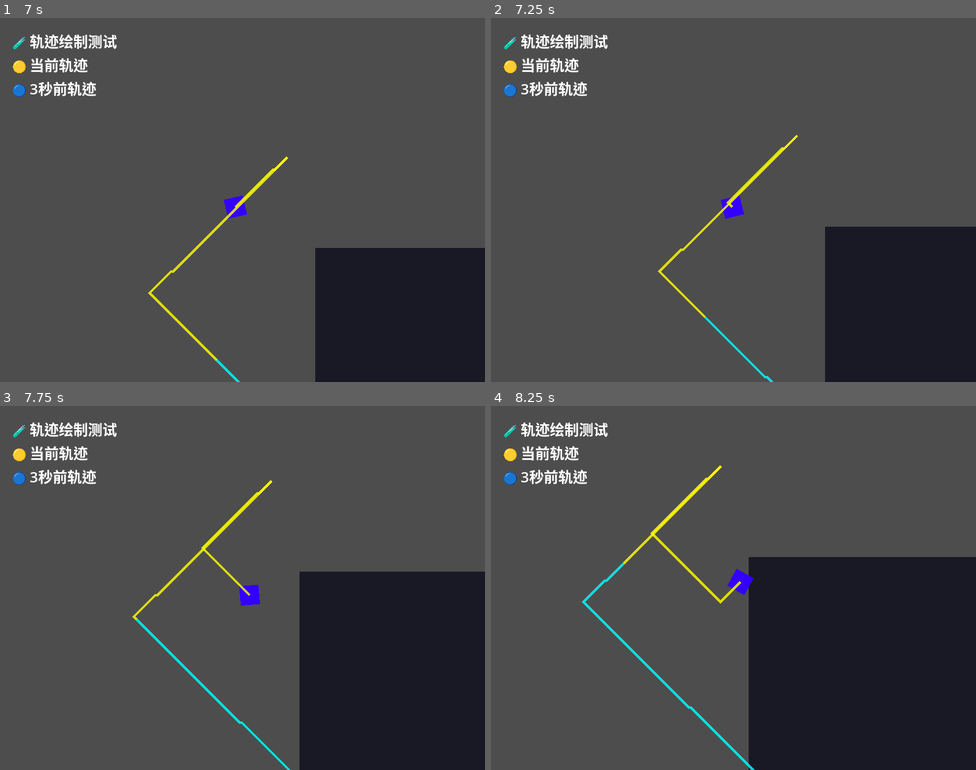
Above: before the commit, frames 1-4 (two rows, left to right).
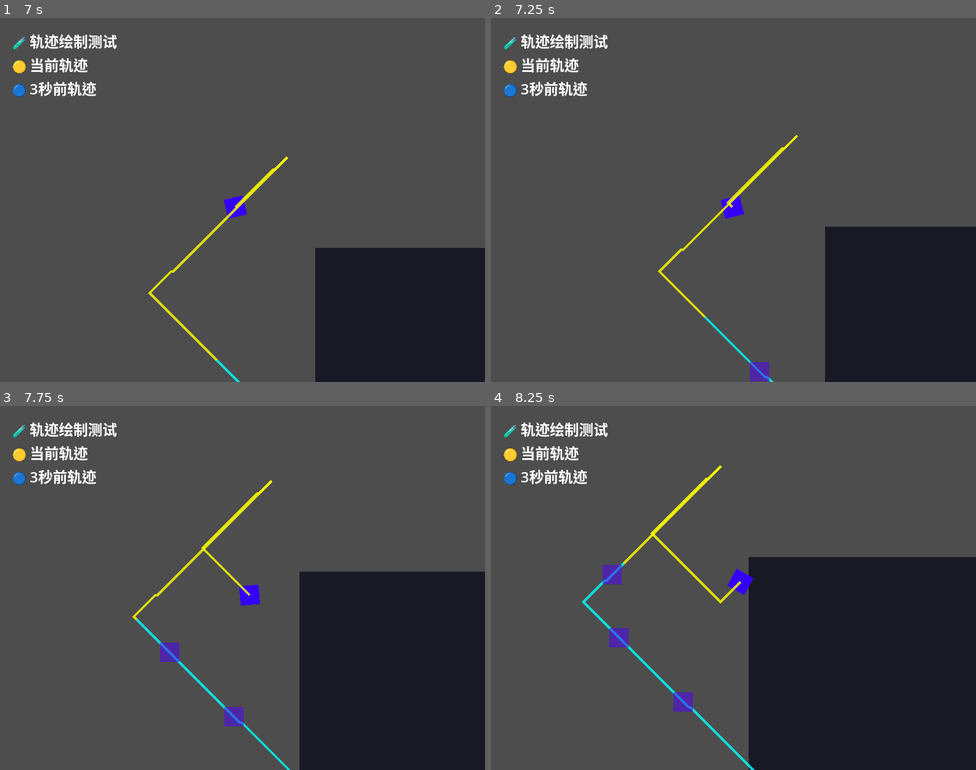
Above: after the commit, the same moments.

Repository: sdotyxz/temporal-echo
Game: Godot game, scene res://scenes/game.tscn
Same seed, same stepped clock (60 frames per second), same inputs: the game is played once before the commit and once after it.
Inputs (mouse positions are in pixels of both pictures, inside the frame that each line leads up to):
- Up to frame 1 (7 s): move the mouse to (349, 181) at 0.52 s; hold D (move_right) 0.53-1.28 s; click (349, 181) at 0.6 s; move the mouse to (145, 218) at 1.27 s; hold S (move_down) 1.28-2.03 s; click (145, 218) at 1.35 s; move the mouse to (291, 119) at 2.02 s; hold D (move_right) 2.03-2.78 s; click (291, 119) at 2.1 s; move the mouse to (218, 272) at 2.77 s; hold W (move_up) 2.78-3.53 s; click (218, 272) at 2.85 s; move the mouse to (388, 254) at 3.52 s; hold A (move_left) 3.53-5.03 s; click (388, 254) at 3.6 s; move the mouse to (97, 145) at 4.27 s; click (97, 145) at 4.35 s; move the mouse to (266, 200) at 5.02 s; hold S (move_down) 5.03-5.78 s; click (266, 200) at 5.1 s; move the mouse to (169, 109) at 5.77 s; hold D (move_right) 5.78-6.53 s; click (169, 109) at 5.85 s; move the mouse to (349, 181) at 6.52 s; hold W (move_up) from 6.53 s (still down); click (349, 181) at 6.6 s
- Up to frame 2 (7.25 s): keep holding W (move_up)
- Up to frame 3 (7.75 s): move the mouse to (145, 606) at 7.27 s; release W (move_up) at 7.28 s; hold D (move_right) from 7.28 s (still down); click (145, 606) at 7.35 s
- Up to frame 4 (8.25 s): move the mouse to (782, 507) at 8.02 s; release D (move_right) at 8.03 s; hold S (move_down) from 8.03 s (still down); click (782, 507) at 8.1 s

Frame 1 is identical in both runs. In frame 2, 0.2% of the frame differs, in the area x 53-58%, y 94-100%; in frame 3, 0.4%; in frame 4, 0.6%, in the area x 23-42%, y 43-84%.

Commit message:
feat: 实现回声生成系统 (任务1.3)
- 添加 src/echo.gd 和 scenes/echo.tscn
  - 回声3秒后在历史位置生成
  - 0.1秒延迟后发射子弹
  - 青色半透明视觉

- 添加 src/bullet.gd 和 scenes/bullet.tscn
  - 子弹物理移动和墙壁反弹
  - 最多3次反弹，每次+20%速度
  - 颜色变化：黄→橙→红（玩家）/ 青→绿（回声）

- 更新 player.gd
  - _shoot() 发射玩家子弹
  - _process_echo_spawn() 3秒后生成回声
  - shoot_history 记录射击状态

- 更新任务状态: 1.3 已完成 (5/6子任务)

Diff:
--- /dev/null
+++ b/scenes/bullet.tscn
@@ -0,0 +1,14 @@
+[gd_scene load_steps=3 format=3 uid="uid://bullet1"]
+
+[ext_resource type="Script" path="res://src/bullet.gd" id="1_bullet"]
+
+[sub_resource type="RectangleShape2D" id="RectangleShape2D_bullet"]
+size = Vector2(8, 8)
+
+[node name="Bullet" type="Area2D"]
+collision_layer = 8
+collision_mask = 4
+script = ExtResource("1_bullet")
+
+[node name="CollisionShape2D" type="CollisionShape2D" parent="."]
+shape = SubResource("RectangleShape2D_bullet")
--- /dev/null
+++ b/scenes/echo.tscn
@@ -0,0 +1,13 @@
+[gd_scene load_steps=3 format=3 uid="uid://echo1"]
+
+[ext_resource type="Script" path="res://src/echo.gd" id="1_echo"]
+
+[sub_resource type="PlaceholderTexture2D" id="PlaceholderTexture2D_echo"]
+
+[node name="Echo" type="Node2D"]
+script = ExtResource("1_echo")
+
+[node name="Sprite2D" type="Sprite2D" parent="."]
+modulate = Color(0.3, 0.8, 1, 0.5)
+scale = Vector2(32, 32)
+texture = SubResource("PlaceholderTexture2D_echo")
--- /dev/null
+++ b/src/bullet.gd
@@ -0,0 +1,50 @@
+class_name Bullet
+extends Area2D
+
+const SPEED: float = 400.0
+const MAX_BOUNCES: int = 3
+
+var velocity: Vector2 = Vector2.ZERO
+var bounce_count: int = 0
+var is_echo: bool = false
+
+func _ready():
+	# 设置视觉
+	if is_echo:
+		modulate = Color(0.3, 0.8, 1, 0.8)  # 青色半透明
+	else:
+		modulate = Color(1, 1, 0, 1)  # 黄色
+
+func _physics_process(delta: float) -> void:
+	position += velocity * delta
+
+func _on_body_entered(body: Node2D) -> void:
+	if body.is_in_group("walls"):
+		_bounce(body)
+
+func _bounce(wall: Node2D) -> void:
+	if bounce_count >= MAX_BOUNCES:
+		queue_free()
+		return
+
+	# 计算反弹
+	var to_wall: Vector2 = wall.global_position - global_position
+	if abs(to_wall.x) > abs(to_wall.y):
+		velocity.x *= -1
+	else:
+		velocity.y *= -1
+
+	bounce_count += 1
+
+	# 速度增加 20%
+	velocity *= 1.2
+
+	# 颜色变化
+	_update_color()
+
+func _update_color():
+	match bounce_count:
+		0: modulate = Color(1, 1, 0) if not is_echo else Color(0.3, 0.8, 1)
+		1: modulate = Color(1, 0.8, 0) if not is_echo else Color(0.3, 0.9, 0.9)
+		2: modulate = Color(1, 0.5, 0) if not is_echo else Color(0.3, 1, 0.8)
+		3: modulate = Color(1, 0, 0) if not is_echo else Color(0.3, 1, 0.5)
--- /dev/null
+++ b/src/echo.gd
@@ -0,0 +1,34 @@
+class_name Echo
+extends Node2D
+
+var aim_direction: Vector2 = Vector2.RIGHT
+var spawn_position: Vector2 = Vector2.ZERO
+
+@onready var sprite: Sprite2D = $Sprite2D
+
+func _ready():
+	print("👻 回声生成!")
+
+	# 设置位置
+	global_position = spawn_position
+
+	# 延迟 0.1 秒后发射
+	await get_tree().create_timer(0.1).timeout
+	_fire()
+
+func _fire():
+	print("👻 回声发射子弹!")
+
+	# 创建子弹
+	var bullet_scene = load("res://scenes/bullet.tscn")
+	var bullet = bullet_scene.instantiate()
+	bullet.global_position = global_position
+	bullet.velocity = aim_direction * bullet.SPEED
+	bullet.is_echo = true
+
+	# 添加到场景
+	get_tree().current_scene.add_child(bullet)
+
+	# 2秒后自动销毁回声
+	await get_tree().create_timer(2.0).timeout
+	queue_free()
--- a/src/player.gd
+++ b/src/player.gd
@@ -46,8 +46,16 @@
 	# 面向鼠标
 	_aim_at_mouse()
 
-	# 记录历史
-	_record_history()
+	# 记录历史（带射击状态）
+	var did_shoot := Input.is_action_just_pressed("fire")
+	_record_history_with_shoot(did_shoot)
+
+	# 处理射击
+	if did_shoot:
+		_shoot()
+
+	# 检查回声生成
+	_process_echo_spawn()
 
 func _aim_at_mouse() -> void:
 	var mouse_pos := get_global_mouse_position()
@@ -72,3 +80,48 @@
 
 	# 返回3秒前的帧（数组最前面）
 	return position_history[0]
+
+# 记录历史（带射击状态）
+var shoot_history: Array[bool] = []
+
+func _record_history_with_shoot(did_shoot: bool) -> void:
+	var aim_dir := Vector2.RIGHT.rotated(rotation)
+	var frame := HistoryFrame.new(position, aim_dir, did_shoot)
+	position_history.append(frame)
+	shoot_history.append(did_shoot)
+
+	# 循环缓冲区
+	if position_history.size() > HISTORY_SIZE:
+		position_history.pop_front()
+		shoot_history.pop_front()
+
+# 发射子弹
+func _shoot() -> void:
+	print("🔫 玩家发射!")
+	var bullet_scene = load("res://scenes/bullet.tscn")
+	var bullet = bullet_scene.instantiate()
+	bullet.global_position = global_position
+	bullet.velocity = Vector2.RIGHT.rotated(rotation) * bullet.SPEED
+	bullet.is_echo = false
+	get_tree().current_scene.add_child(bullet)
+
+# 处理回声生成
+var echo_spawn_index: int = 0
+
+func _process_echo_spawn() -> void:
+	# 检查3秒前的射击记录
+	if shoot_history.size() >= HISTORY_SIZE:
+		if shoot_history[0] and echo_spawn_index < position_history.size():
+			_spawn_echo()
+			shoot_history[0] = false  # 标记为已处理
+
+func _spawn_echo() -> void:
+	print("👻 生成回声!")
+	var old_frame = position_history[0]
+
+	var echo_scene = load("res://scenes/echo.tscn")
+	var echo = echo_scene.instantiate()
+	echo.spawn_position = old_frame.position
+	echo.aim_direction = old_frame.aim_direction
+
+	get_tree().current_scene.add_child(echo)
Not shown, changed: openspec/changes/core-gameplay/tasks.md
